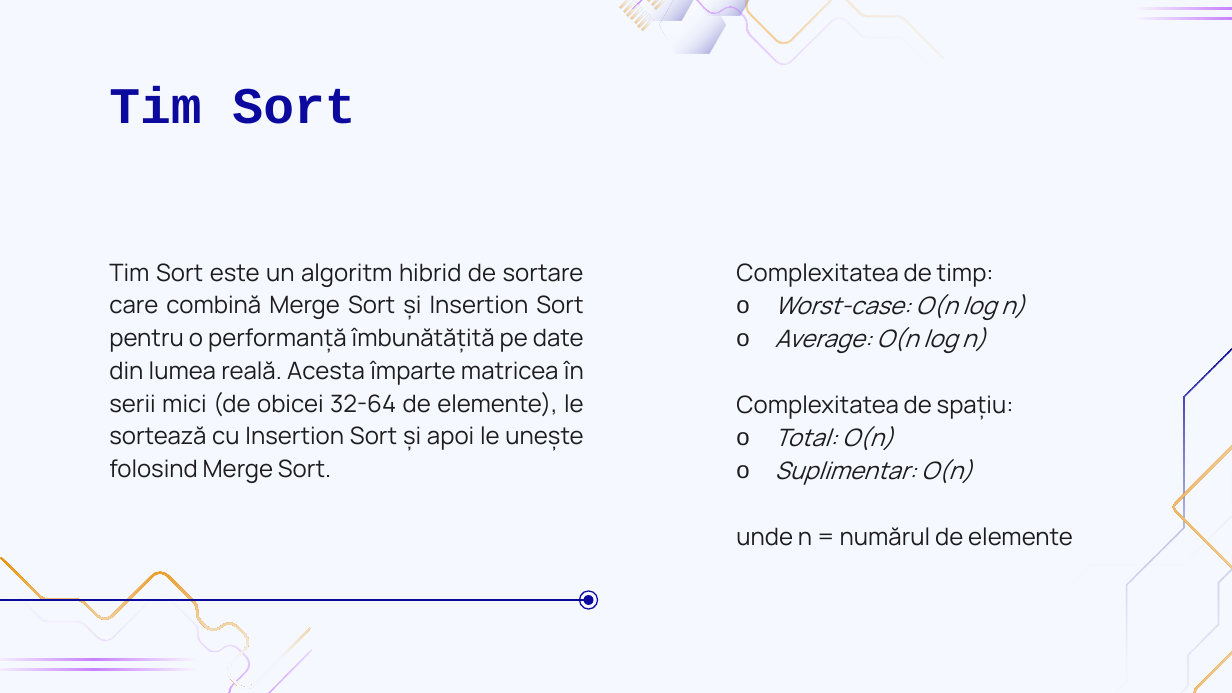
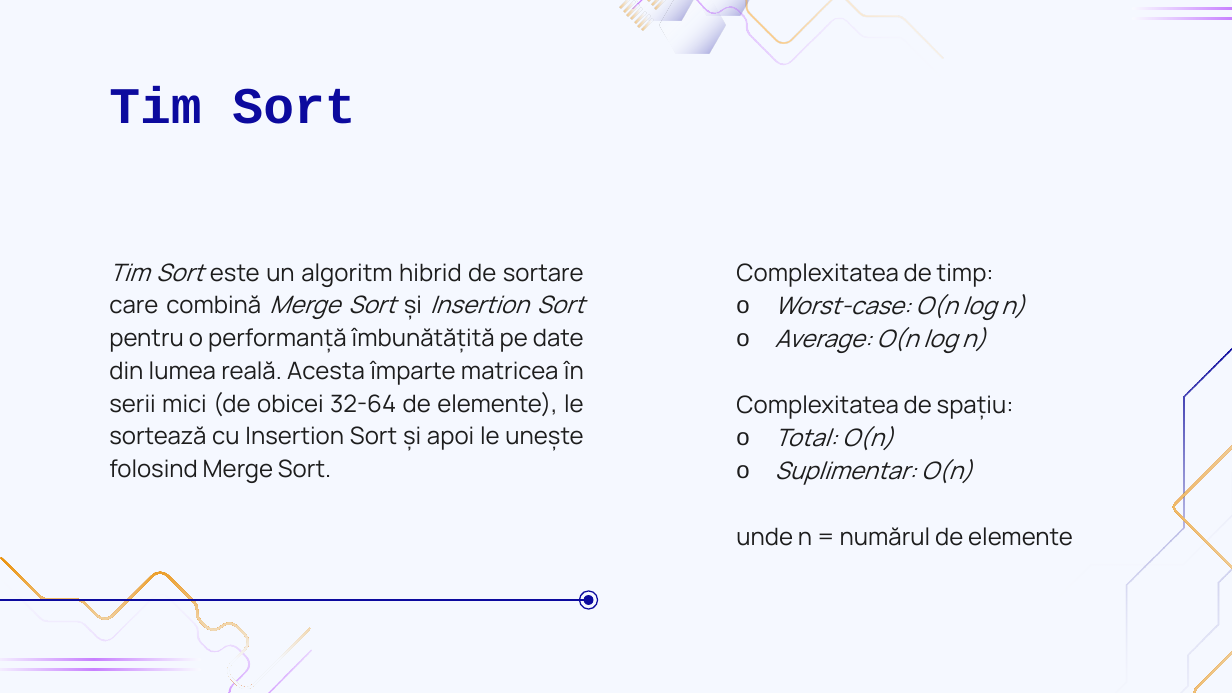
Before and after one commit to biancalautaru/Sorting-Algorithms-Comparison, a slide deck: slide 14 of Algoritmi de sortare.pptx. Drawn at 1232x693 pixels with LibreOffice and Linux fonts; fonts in the diff are those of the drawing; background and template pictures are left out. Boxes give left, top, right and bottom in pixels: in the first picture for what was removed or moved away, otherwise in the second. Text is boxed around its words. In the diff, an @@ line names an element or a change of style, - is before the commit and + after.

```diff
--- a/Algoritmi de sortare.pptx
+++ b/Algoritmi de sortare.pptx
@@ subtitle "Tim Sort este un algoritm ..." at box(109, 263, 584, 483): italic on in "Tim Sort Merge Sort Insertion Sort" @@
```
Also in this commit, not shown: 5 other slides changed, 11 slides added, 23 slides removed, 9 other files.
